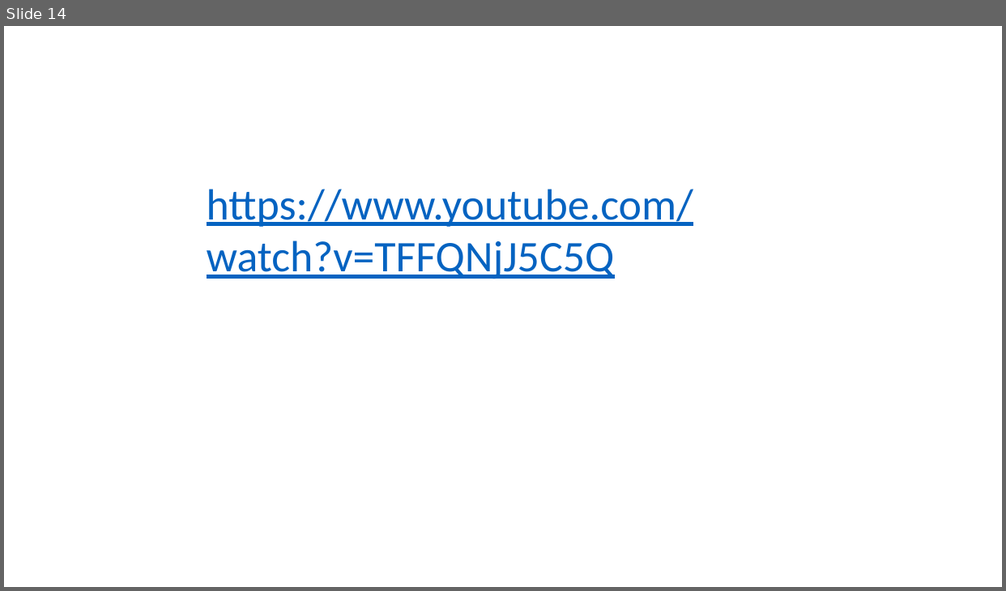
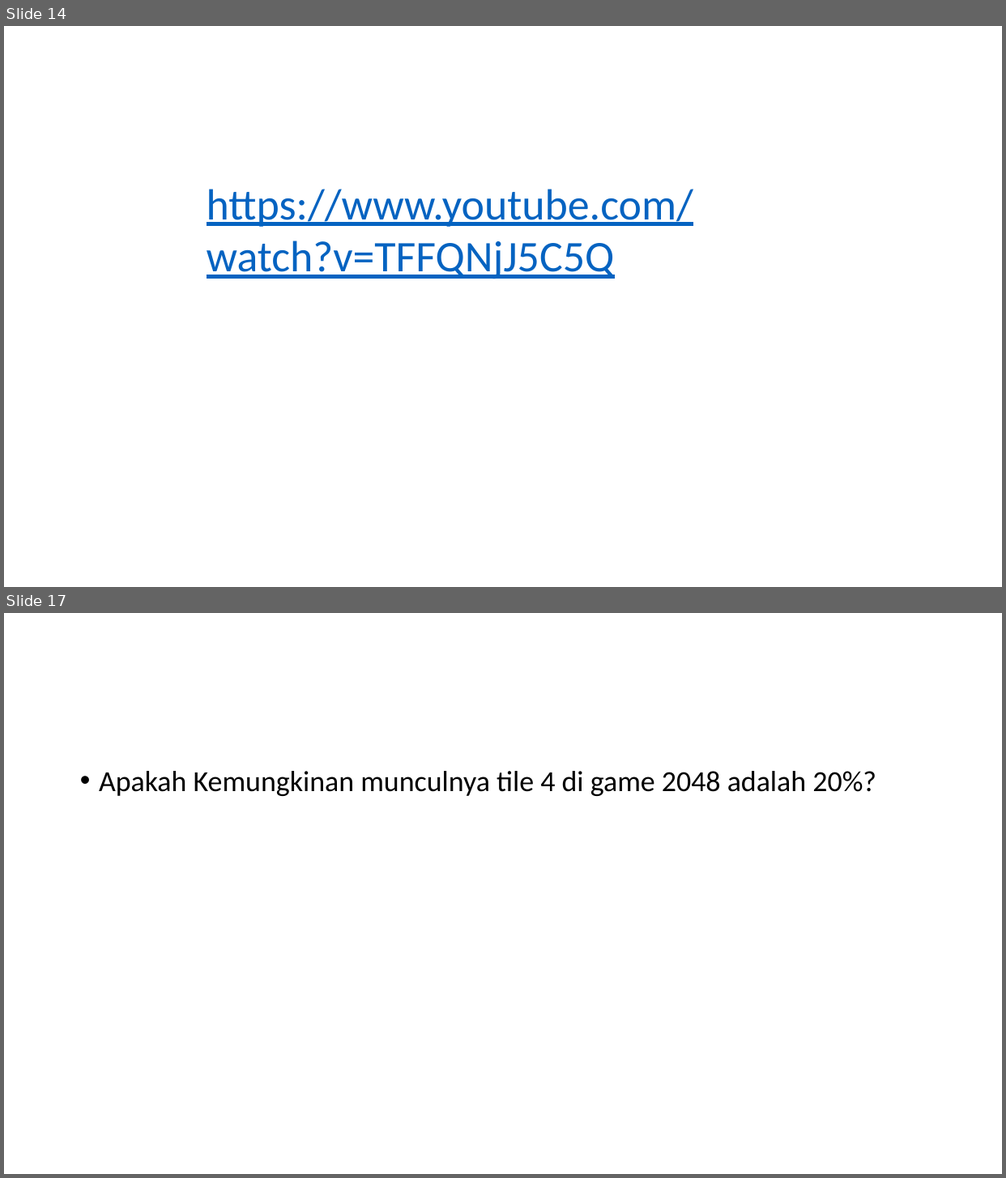
Before and after one commit to alfredhandoko/Tugas1PopinGameskoAG, a slide deck: Tugas.pptx. Shown one above the other, each under a label of ours: slide 14 before the commit, slides 14 and 17 after it; the slides between them are not shown. The pictures are 1006x591 and 1006x1178 pixels, drawn with LibreOffice and Linux fonts; fonts in the diff are those of the drawing; background and template pictures are left out. Boxes give left, top, right and bottom in pixels: in the first picture for what was removed or moved away, otherwise in the second. Text is boxed around its words. In the diff, an @@ line names an element or a change of style, - is before the commit and + after.

```diff
--- a/Tugas.pptx
+++ b/Tugas.pptx
@@ slide 17 added at box(4, 613, 1002, 1174), background #FFFFFF @@
@@ text added at box(99, 771, 876, 796), 28 pt, text #000000 @@
+• Apakah Kemungkinan munculnya tile 4 di game 2048 adalah 20%?
```
Also in this commit, not shown: 3 other slides added, 1 slide removed.
